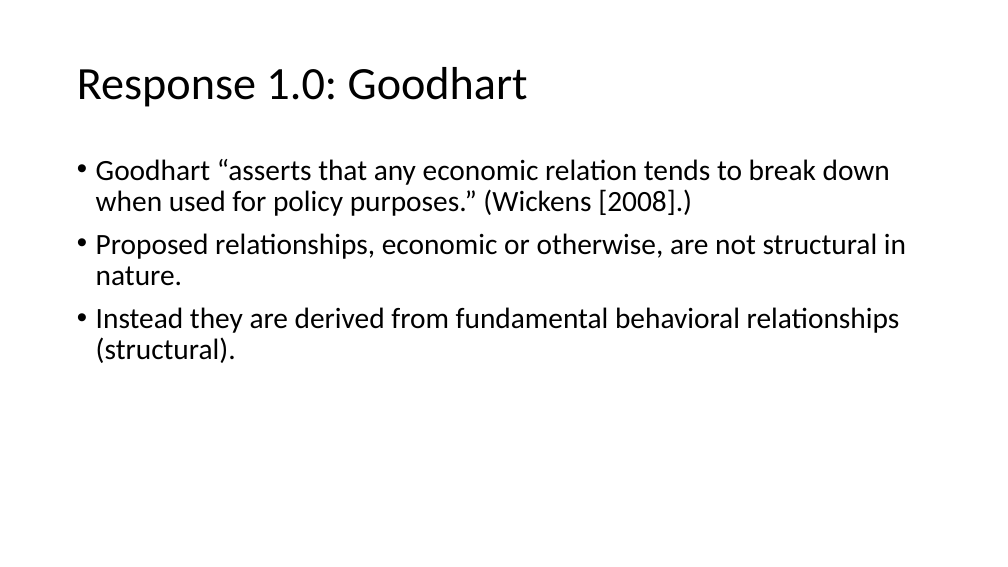
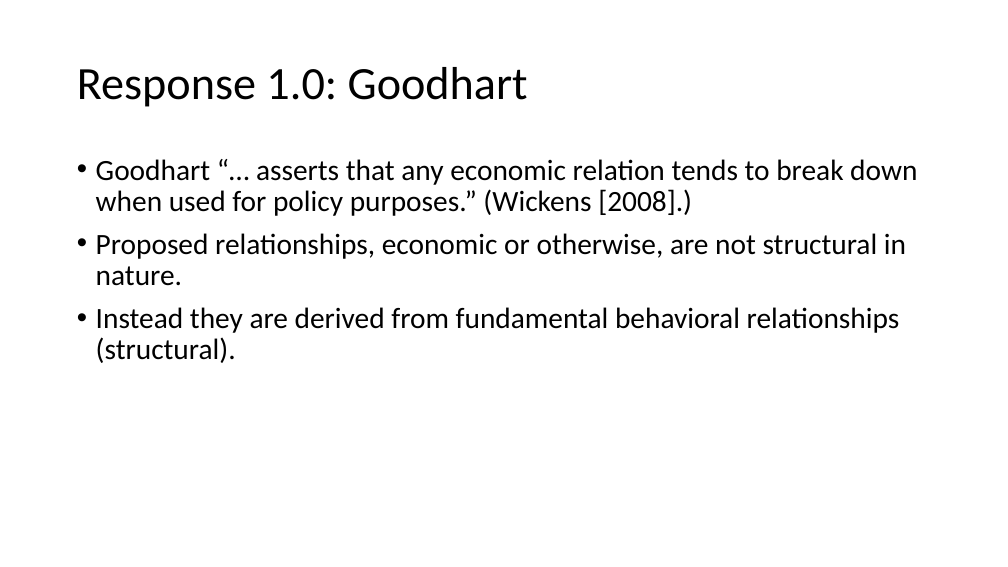
Before and after one commit to thsavage/Public-Presentations, a slide deck: slide 7 of It Ain't AI.pptx. Drawn at 1008x567 pixels with LibreOffice and Linux fonts; fonts in the diff are those of the drawing. Boxes give left, top, right and bottom in pixels: in the first picture for what was removed or moved away, otherwise in the second. Text is boxed around its words. In the diff, an @@ line names an element or a change of style, - is before the commit and + after.

```diff
--- a/It Ain't AI.pptx
+++ b/It Ain't AI.pptx
@@ text at box(96, 159, 917, 216): text changed @@
-• Goodhart “asserts that any economic relation tends to break down when used for policy purposes.” (Wickens [2008].)
+• Goodhart “… asserts that any economic relation tends to break down when used for policy purposes.” (Wickens [2008].)
```
Also in this commit, not shown: 10 other slides changed.
